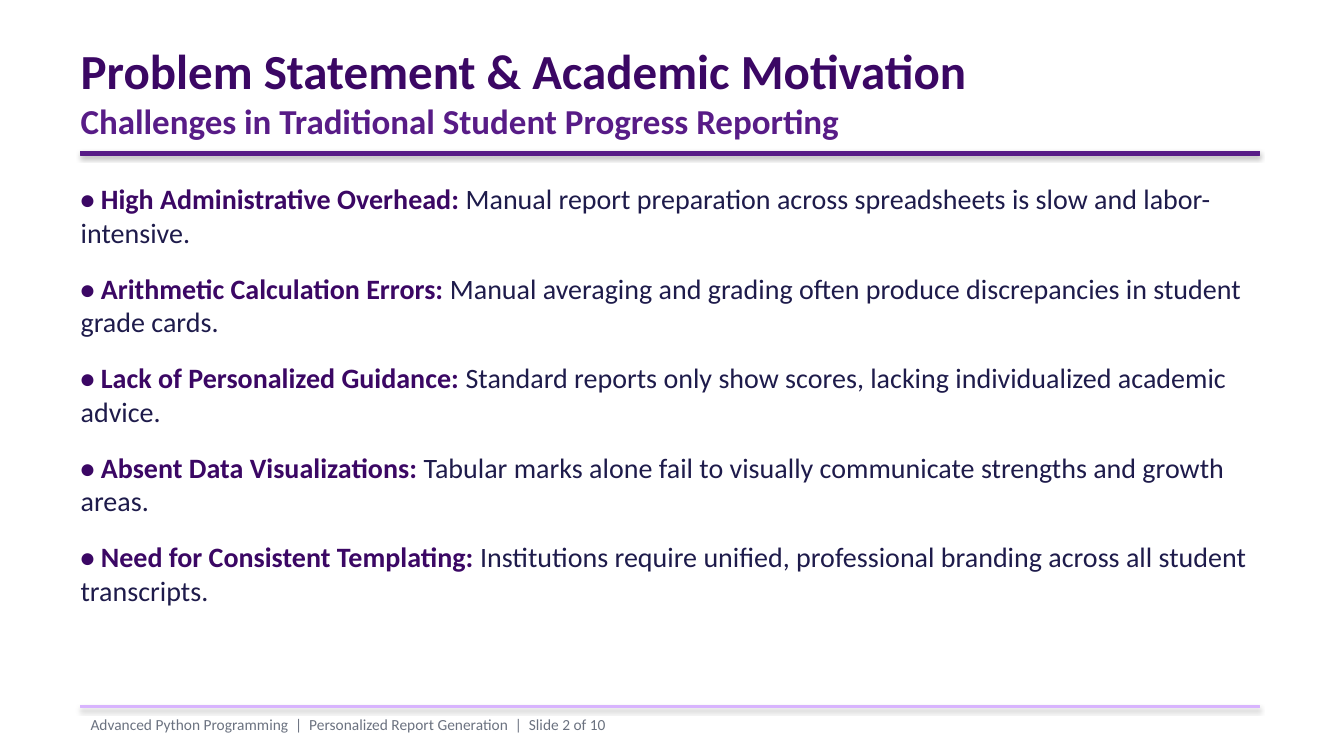
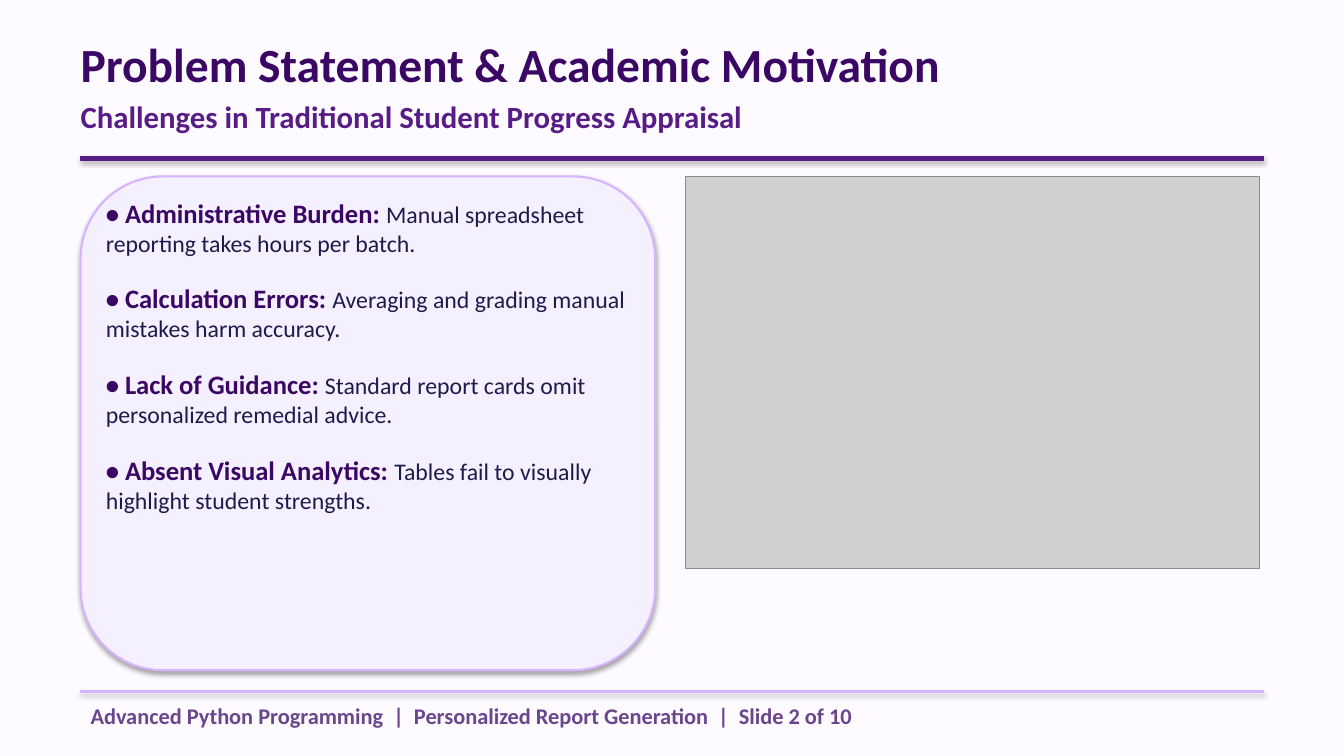
Before and after one commit to Induja2312/Student-Report-Generator, a slide deck: slide 2 of presentation/personalized_report_presentation.pptx. Drawn at 1344x756 pixels with LibreOffice and Linux fonts; fonts in the diff are those of the drawing; grey boxes stand for pictures. Boxes give left, top, right and bottom in pixels: in the first picture for what was removed or moved away, otherwise in the second. Text is boxed around its words. In the diff, an @@ line names an element or a change of style, - is before the commit and + after.

Commit message:
Apply cream theme, MCA department, and updated student profiles

```diff
--- a/presentation/personalized_report_presentation.pptx
+++ b/presentation/personalized_report_presentation.pptx
@@ background #FFFFFF to #FDFBFF @@
@@ text at (81, 48, 940, 83): size 35 to 34 pt in "Problem Statement & Academic Motivation" @@
@@ text at (81, 106, 741, 134): text changed; size 25 to 22 pt @@
-Challenges in Traditional Student Progress Reporting
+Challenges in Traditional Student Progress Appraisal
@@ rectangle: place and size @@
-rectangle at (81, 151, 1260, 155)
+rectangle at (81, 156, 1263, 160)
@@ rounded rectangle added at (81, 176, 655, 670), fill #F5F0FF, outline #D8B4FE 1.5 pt @@
@@ picture added at (686, 176, 1260, 569) @@
@@ text at (106, 204, 624, 513): text changed; size 20 to 17 pt @@
-• High Administrative Overhead: Manual report preparation across spreadsheets is slow and labor-intensive.
-• Arithmetic Calculation Errors: Manual averaging and grading often produce discrepancies in student grade cards.
-• Lack of Personalized Guidance: Standard reports only show scores, lacking individualized academic advice.
-• Absent Data Visualizations: Tabular marks alone fail to visually communicate strengths and growth areas.
-• Need for Consistent Templating: Institutions require unified, professional branding across all student transcripts.
+• Administrative Burden: Manual spreadsheet reporting takes hours per batch.
+• Calculation Errors: Averaging and grading manual mistakes harm accuracy.
+• Lack of Guidance: Standard report cards omit personalized remedial advice.
+• Absent Visual Analytics: Tables fail to visually highlight student strengths.
@@ text "Advanced Python Programming | Personalized ...": place and size @@
-text "Advanced Python Programming | Personalized ..." at (91, 719, 606, 733)
+text "Advanced Python Programming | Personalized ..." at (91, 708, 852, 728)
@@ text "Advanced Python Programming | Personalized ..." at (91, 708, 852, 728): size 11 to 16 pt, text colour #6B7280 to #6B468C, bold on @@
@@ rectangle: place and size @@
-rectangle at (81, 706, 1260, 708)
+rectangle at (81, 691, 1263, 693)
```
Also in this commit, not shown: 9 other slides changed, 20 other files.
